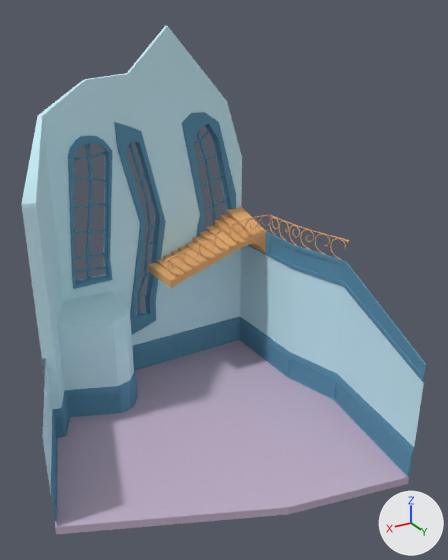
Renders of the FBX model Assets/Art/Environment/Room_Sword_1.fbx from each side of a commit.
One viewpoint serves both versions: a camera (50 mm lens) standing at (54.7, 16.3, 13.8) and looking at (40.2, -8.0, 1.6). Lighting does not change. The marker at lower right points along +X, +Y and +Z. Where no turn or scale is listed for an object, it has been applied to the vertices. Vertices at the same position are counted once.

In view in the first picture: 'Escalera_inv', 'Escenograf', 'Sala_Espada'.
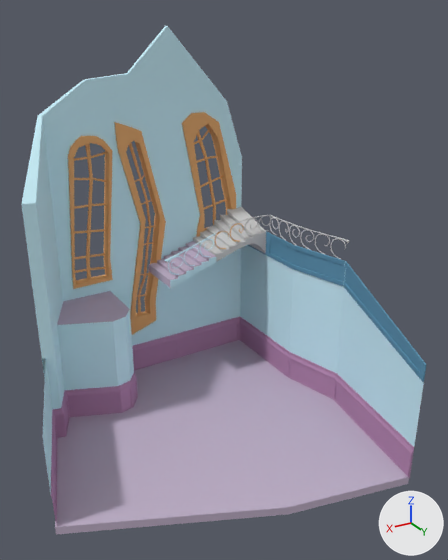
Changed parts and their boxes (x1, y1, x2, y2) in the pictures (448 x 560 px):
part 1 of me_mesh_003, deleted
    before: (230, 223, 244, 241)
part 2 of me_mesh_003, recoloured (orange to grey)
    both: (193, 207, 349, 262)
part 3 of me_mesh, added
    after: (230, 223, 244, 241)
part 4 of me_mesh, recoloured (cyan to grey)
    both: (57, 291, 130, 325)
part 5 of me_mesh, recoloured
    both: (51, 316, 414, 523)
part 6 of me_mesh, recoloured
    both: (68, 112, 236, 335)

Edits to the bpy script that builds the scene:
```text
Add mat_material__14:
    mat_material__14 = principled_material('Material #14')
    mat_material__14.base_color = (0.451, 0.235, 0.42)  # pink #b385ad
    mat_material__14.roughness = 0.859
Add mat_03___default:
    mat_03___default = principled_material('03 - Default')
    mat_03___default.base_color = (0.588, 0.588, 0.588)  # light grey #cacaca
    mat_03___default.roughness = 0.859
Change me_mesh:
    used by ob_sala_espada; location = (41.37, -8.86, -8.28)
    remove me_mesh.from_pydata(...)  # 2338 vertices, 4509 faces; spans x -8.8..8.8, y -8.9..8.5, z 0.0..21.4
    add me_mesh.from_pydata(...)  # 2984 vertices, 5757 faces; spans x -8.8..8.8, y -8.9..8.5, z 0.0..21.4
    me_mesh part 3: a new loose piece of 361 vertices spanning x -6.3..-5.3, y -5.4..-5.3, z 9.1..10.3, in mat_material__15 (orange #e5ab6e)
    me_mesh part 4: 8 faces spanning x 1.5..5.6, y -8.2..-4.2, z 6.4 switch from mat_material__11 (cyan #caf0fb) to mat_material__12 (light grey #c0b0c8)
    me_mesh part 5: 797 faces spanning x -8.8..8.8, y -8.8..8.5, z 0.0..5.5 switch from mat_material__13 (blue #5890ad) to mat_material__14 (pink #b385ad)
    me_mesh part 6: 3065 faces spanning x -7.5..3.7, y -8.9..-8.1, z 3.0..16.6 switch from mat_material__13 (blue #5890ad) to mat_material__15 (orange #e5ab6e)
Change me_mesh_003:
    used by ob_escenograf; location = (41.37, -8.86, -8.28)
    remove me_mesh_003.from_pydata(...)  # 4361 vertices, 8416 faces; spans x -9.13..-4.25, y -8.18..1.07, z 7.95..10.63
    add me_mesh_003.from_pydata(...)  # 3719 vertices, 7176 faces; spans x -9.13..-4.25, y -8.18..1.07, z 7.95..10.63
    me_mesh_003 part 1: the loose piece of 361 vertices spanning x -6.31..-5.31, y -5.37..-5.31, z 9.13..10.33 is deleted
    me_mesh_003 part 2: 7176 faces spanning x -9.13..-4.25, y -8.18..1.07, z 7.95..10.63 switch from mat_material__15 (orange #e5ab6e) to mat_03___default (light grey #cacaca)
```
